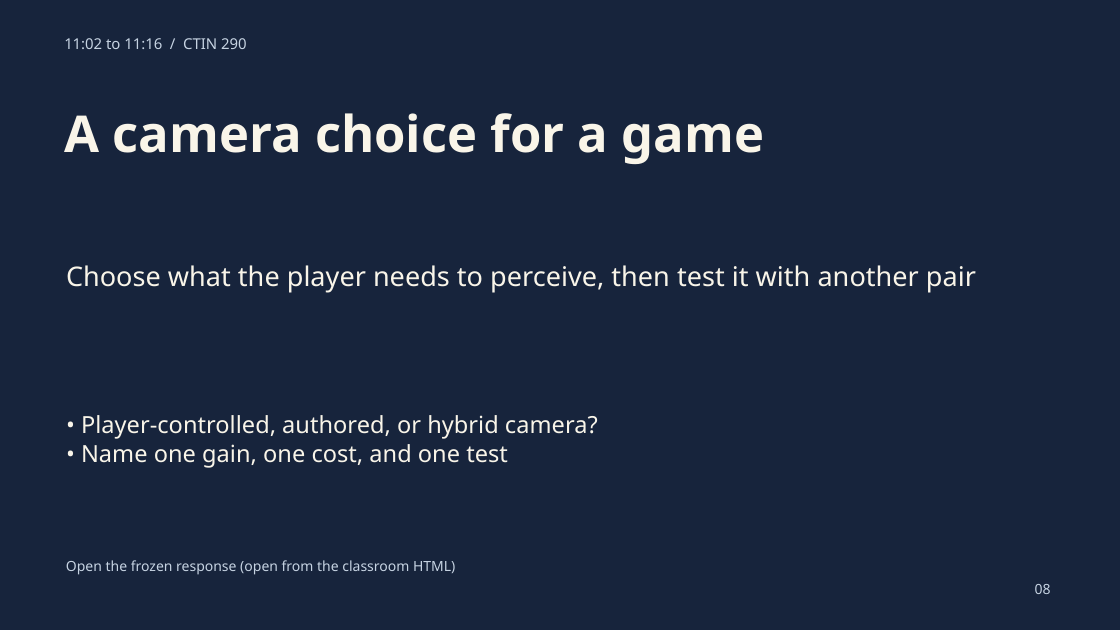
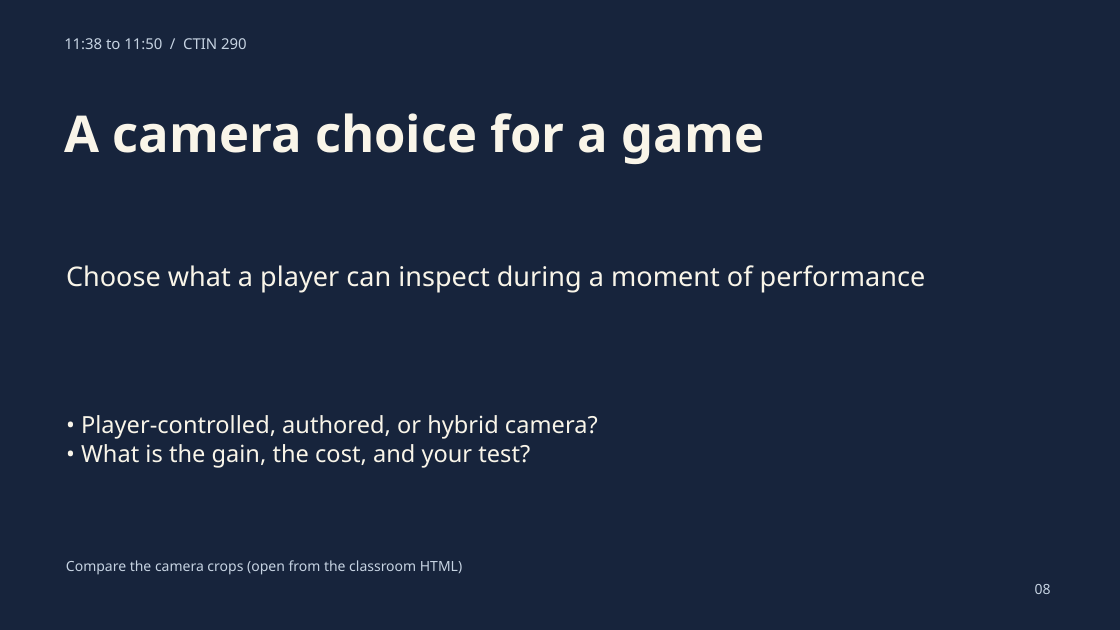
Before and after one commit to GordonUSC/the-cabinet, a slide deck: slide 8 of ctin290-september-21/CLASSROOM/CTIN-290-Classroom-Slides.pptx. Drawn at 1120x630 pixels with LibreOffice and Linux fonts; fonts in the diff are those of the drawing. Boxes give left, top, right and bottom in pixels: in the first picture for what was removed or moved away, otherwise in the second. Text is boxed around its words. In the diff, an @@ line names an element or a change of style, - is before the commit and + after.

Commit message:
Unify CTIN 290 packet around approved Critical Role cold open

```diff
--- a/ctin290-september-21/CLASSROOM/CTIN-290-Classroom-Slides.pptx
+++ b/ctin290-september-21/CLASSROOM/CTIN-290-Classroom-Slides.pptx
@@ text at [64,38,247,49]: text changed @@
-11:02 to 11:16 / CTIN 290
+11:38 to 11:50 / CTIN 290
@@ text at [66,265,926,293]: text changed @@
-Choose what the player needs to perceive, then test it with another pair
+Choose what a player can inspect during a moment of performance
@@ text at [81,444,530,468]: text changed @@
-• Name one gain, one cost, and one test
+• What is the gain, the cost, and your test?
@@ text at [66,560,462,575]: text changed @@
-Open the frozen response (open from the classroom HTML)
+Compare the camera crops (open from the classroom HTML)
```
Also in this commit, not shown: 11 other slides changed, 3 slides removed, 18 other files.
